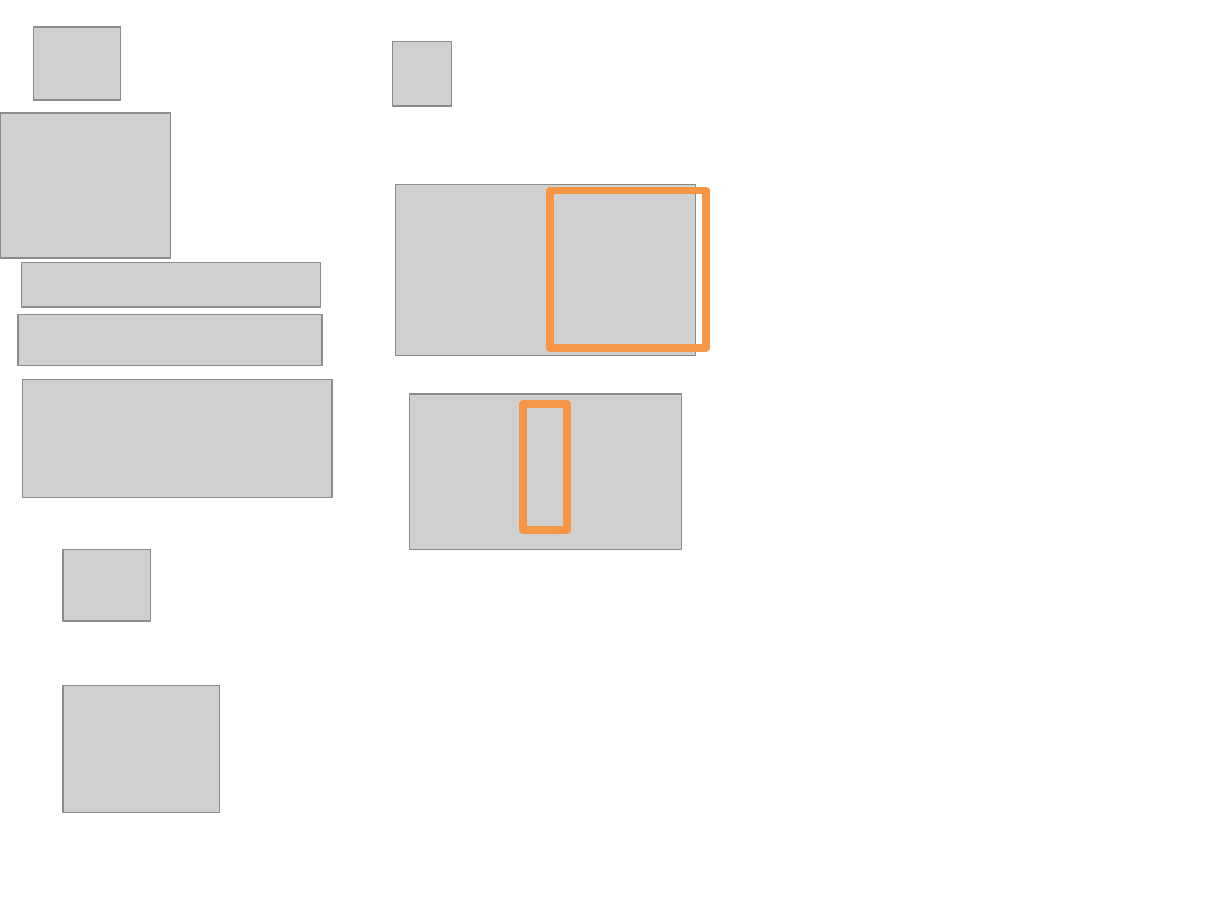
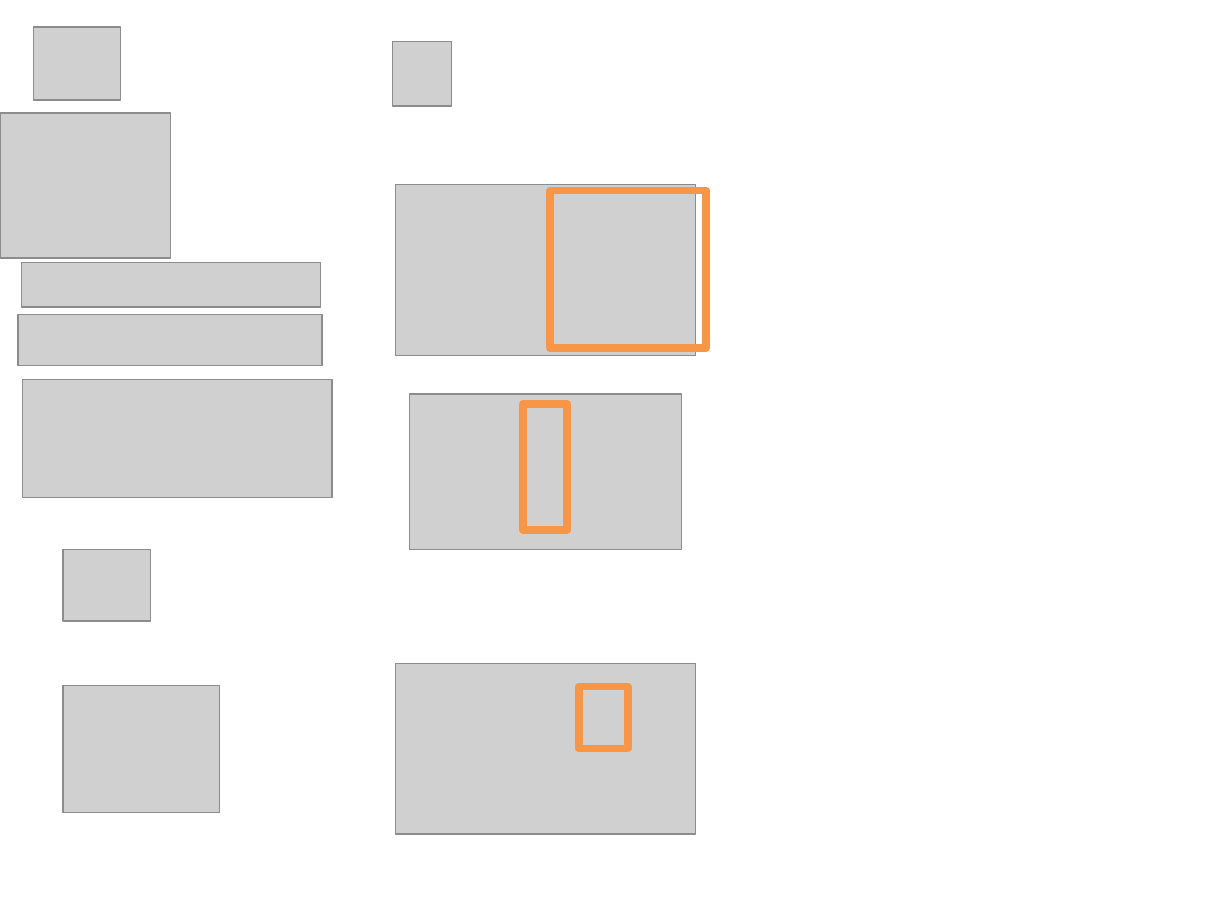
Before and after one commit to nablarch/nablarch-etl-designer, a slide deck: slide 31 of doc/image/etl-designer-images.pptx (slide 30 before the commit). Drawn at 1232x924 pixels with LibreOffice and Linux fonts; fonts in the diff are those of the drawing; grey boxes stand for pictures. Boxes give left, top, right and bottom in pixels: in the first picture for what was removed or moved away, otherwise in the second. Text is boxed around its words. In the diff, an @@ line names an element or a change of style, - is before the commit and + after.

```diff
--- a/doc/image/etl-designer-images.pptx
+++ b/doc/image/etl-designer-images.pptx
@@ picture added at [395, 663, 696, 834] @@
@@ rectangle added at [579, 686, 628, 748], outline #F79646 4.5 pt @@
```
Also in this commit, not shown: 1 slide added, 13 other files.
